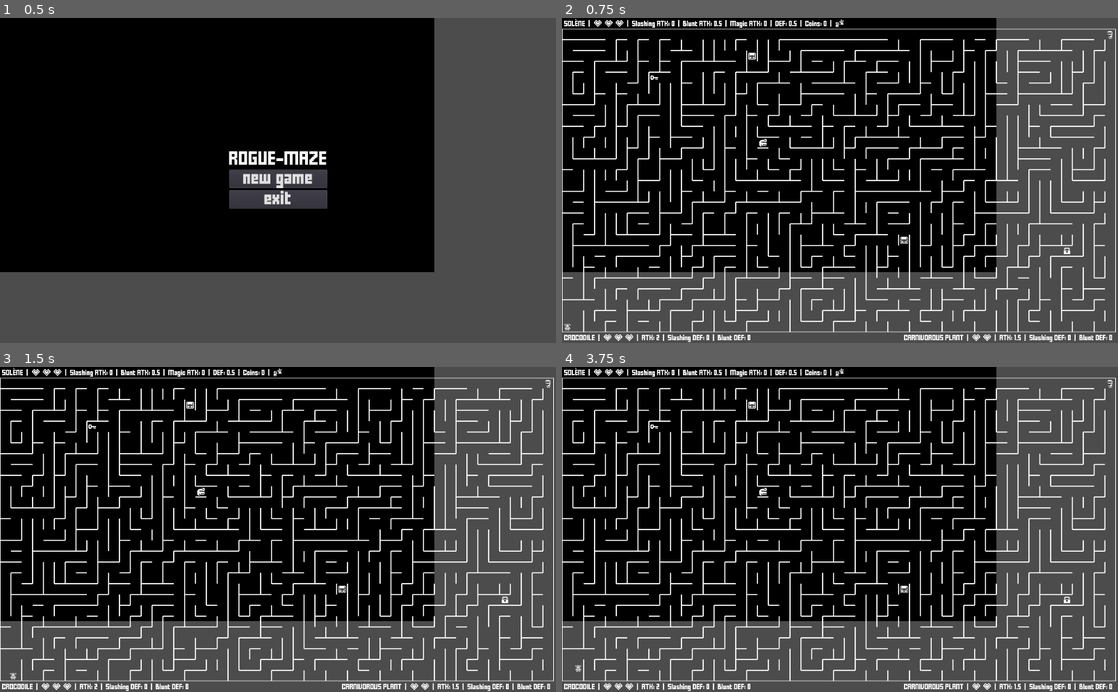
Above: before the commit, frames 1-4 (two rows, left to right).
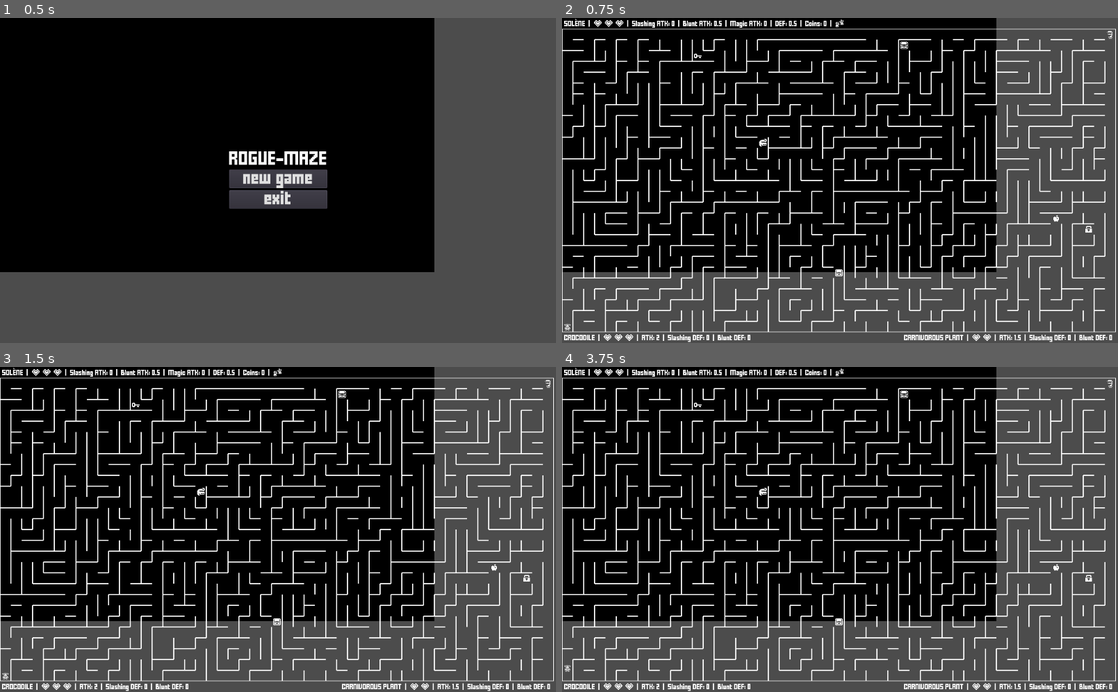
Above: after the commit, the same moments.

Repository: jGonzalezFernandez/rogue-maze
Game: Godot game, scene res://main/main.tscn
Two runs of this game, one before a commit and one after it. Both use one fixed random seed, a clock stepped at 60 frames per second and the inputs below.
Inputs:
- Up to frame 1 (0.5 s): no input
- Up to frame 2 (0.75 s): click "new game" at 0.5 s
- Up to frame 3 (1.5 s): tap Enter (bomb) at 1.25 s; hold Right (ui_right) from 1.28 s (still down); hold Backspace (teleport) from 1.28 s (still down)
- Up to frame 4 (3.75 s): tap Space at 2, 3.5 s; release Right (ui_right) at 2.03 s; release Backspace (teleport) at 2.03 s; hold Down (ui_down) 2.03-2.78 s; tap Enter (bomb) at 2.1, 2.75 s; tap Backspace (teleport) at 2.3, 3.05, 3.6 s; hold Right (ui_right) 2.78-3.53 s; hold Shift (dash) 2.78-3.53 s; hold Up (ui_up) from 3.53 s (still down)

Frame 1 is identical in both runs. In frame 2, 11% of the frame differs, in the area x 0-98%, y 6-97%; in frame 3, 11%; in frame 4, 11%.

Commit message:
Added food

Diff:
--- a/grid_elements/characters/character.gd
+++ b/grid_elements/characters/character.gd
@@ -95,11 +95,20 @@
 	yield(tween, "tween_all_completed")
 	phasing = false
 
+func increase_health_if_possible(increment: int) -> bool:
+	if health < max_health:
+		if increment >= max_health - health:
+			health = max_health
+		else:
+			health += increment
+		emit_signal("health_changed", self, health)
+		return true
+	else:
+		return false
+
 func teleport_while_healing_to(target_position: Vector2) -> void:
 	teleport_to(target_position)
-	if health < max_health:
-		health += 1
-		emit_signal("health_changed", self, health)
+	increase_health_if_possible(Utils.rounded_half(max_health))
 
 func bounce_tween(dir: Vector2) -> void: # two pixels
 	tween.interpolate_property(self, "position", position + 2 * dir, snap(position), bounce_duration, Tween.TRANS_BOUNCE, Tween.EASE_OUT)
--- a/grid_elements/characters/non_player/allies/fairy/fairy.gd
+++ b/grid_elements/characters/non_player/allies/fairy/fairy.gd
@@ -23,6 +23,5 @@
 	timer.start(TIME_BETWEEN_HEALINGS)
 
 func on_timer_timeout() -> void:
-	if knows_player and player.health < player.max_health:
-		player.health += 1
-		emit_signal("health_changed", player, player.health)
+	if knows_player:
+		player.increase_health_if_possible(1)
--- a/grid_elements/characters/non_player/enemies/corporeal_enemies/mobile_enemies/scorpion/scorpion.gd
+++ b/grid_elements/characters/non_player/enemies/corporeal_enemies/mobile_enemies/scorpion/scorpion.gd
@@ -11,7 +11,7 @@
 const MAX_WALK_LENGTH = 4
 const SPEED = 2.5
 const INITIAL_HEALTH = 6
-const ATK = 4
+const ATK = 5
 const SLASHING_DEF = 0
 const BLUNT_DEF = 0
 
--- a/grid_elements/characters/non_player/enemies/enemy.gd
+++ b/grid_elements/characters/non_player/enemies/enemy.gd
@@ -95,7 +95,7 @@
 		get_tree().call_group(ENEMY_GROUP, "collision_received", name, area.position)
 	elif !is_collision_exception(area):
 		var damage = area.friendly_fire
-		if (area is Player):
+		if area is Player:
 			var slashing_dmg = area.slashing_atk + area.magic_atk - slashing_def
 			var blunt_dmg = area.blunt_atk + area.magic_atk - blunt_def
 			if slashing_dmg > blunt_dmg:
--- /dev/null
+++ b/grid_elements/things/food/apple/apple.gd
@@ -0,0 +1,10 @@
+class_name Apple
+extends Food
+
+const TEXTURE_PATH = ResourcePath.FOOD + "/apple/apple.png"
+const TEXTURE = preload(TEXTURE_PATH)
+
+const HEALTH_REFILL = 2
+
+func _init(position: Vector2).(TEXTURE, HEALTH_REFILL, position) -> void:
+	pass
--- /dev/null
+++ b/grid_elements/things/food/food.gd
@@ -0,0 +1,11 @@
+class_name Food
+extends Thing
+
+var health_refill: int
+
+func _init(texture: Texture, health_refill: int, position: Vector2).(texture, position) -> void:
+	self.health_refill = health_refill
+
+func _ready() -> void:
+	connect("area_entered", get_parent(), "on_food_area_entered", [self])
+	connect("area_exited", get_parent(), "on_food_area_exited", [self])
--- /dev/null
+++ b/grid_elements/things/food/ham/ham.gd
@@ -0,0 +1,10 @@
+class_name Ham
+extends Food
+
+const TEXTURE_PATH = ResourcePath.FOOD + "/ham/ham.png"
+const TEXTURE = preload(TEXTURE_PATH)
+
+const HEALTH_REFILL = 6
+
+func _init(position: Vector2).(TEXTURE, HEALTH_REFILL, position) -> void:
+	pass
--- a/main/main.gd
+++ b/main/main.gd
@@ -94,42 +94,42 @@
 			maze = Maze.new(GenerationAlgorithm.BINARY_TREE, true)
 			add_enemy(Crocodile.new(maze.random_center_position(), player, maze))
 			add_enemy(CarnivorousPlant.new(maze.TOP_RIGHT_CORNER, player, maze))
+			add_element(Apple.new(maze.random_center_right_position()))
 		2:
 			maze = Maze.new(GenerationAlgorithm.SIDEWINDER, true)
 			add_enemy(Bear.new(maze.random_center_position(), player, maze))
 			add_enemy(Bat.new(maze.random_top_right_position(), player, maze))
 		3:
 			maze = Maze.new(GenerationAlgorithm.RECURSIVE_BACKTRACKER, true)
-			add_ally(Unicorn.new(maze.random_center_left_position(), player, maze))
 			add_enemy(Scorpion.new(maze.random_center_position(), player, maze))
 			var excluded_positions: Array = []
-			for i in 3:
+			for i in 4:
 				var web_position = maze.random_center_right_position(excluded_positions)
 				excluded_positions.append(web_position)
 				add_minor_enemy_if_possible(SpiderWeb.new(web_position, player, maze))
 			add_enemy(Spider.new(maze.random_center_right_position(excluded_positions), player, maze))
-			add_minor_enemy_if_possible(SpiderWeb.new(maze.random_top_right_position(), player, maze))
+			add_ally(Unicorn.new(maze.random_center_left_position(), player, maze))
+			add_element(Ham.new(maze.random_top_right_position()))
 		4:
 			maze = Maze.new(GenerationAlgorithm.RECURSIVE_DIVISION_WITH_ROOMS)
 			add_enemy(SkeletonKnight.new(maze.random_center_position(), player, maze))
 			add_enemy(HumanGhost.new(maze.random_top_right_position(), player, maze))
 		5:
 			maze = Maze.new(GenerationAlgorithm.RECURSIVE_DIVISION)
-			add_ally(Fairy.new(maze.random_center_left_position(), player, maze))
 			add_enemy(SkeletonWizard.new(maze.random_center_position(), player, maze))
 			add_enemy(MonsterGhost.new(maze.random_top_right_position(), player, maze))
+			add_ally(Fairy.new(maze.random_center_left_position(), player, maze))
 		6:
 			maze = Maze.new(GenerationAlgorithm.RECURSIVE_BACKTRACKER)
 			add_enemy(Shadow.new(maze.random_center_position(), player, maze))
 		_:
 			maze = Maze.new(GenerationAlgorithm.RECURSIVE_BACKTRACKER)
 			add_enemy(EvilTwin.new(maze.random_center_position(), player, maze))
+#			add_element(Event.new(maze.random_top_right_position()))
 	add_child(maze)
 
 	add_element(Treasure.new(maze.random_top_center_position()))
 	add_element(Treasure.new(maze.random_bottom_center_position()))
-
-#	add_element(Event.new(maze.random_position()))
 
 	key = Key.new(maze.random_top_left_position())
 	add_child(key)
@@ -301,13 +301,24 @@
 func on_character_health_changed(character: Character, new_health: int) -> void:
 	if character is Player:
 		player_status_bar.set_hearts(new_health)
-	elif !enemy_status_bars.empty(): # otherwise, we are cleaning (game over)
-		_get_enemy_status_bar(character).set_hearts(new_health)
+	else:
+		var enemy_status_bar_opt = _get_enemy_status_bar(character) # minor enemies have no status bar
+		if is_instance_valid(enemy_status_bar_opt):
+			enemy_status_bar_opt.set_hearts(new_health)
 
 func on_character_died(character: Character) -> void:
 	if character is Player:
 		clean(true)
 		message_screen.show_game_over()
-	elif !enemy_status_bars.empty():
+	else:
 		remove(_get_enemy_status_bar(character))
 		remove(character)
+
+func on_food_area_entered(_area, food: Food) -> void:
+	if player.increase_health_if_possible(food.health_refill):
+		remove(food)
+	else:
+		food.stand_behind()
+
+func on_food_area_exited(_area, food: Food) -> void:
+	food.stand_forward()
--- a/project.godot
+++ b/project.godot
@@ -19,6 +19,11 @@
 "language": "GDScript",
 "path": "res://gui_elements/status_bar/items/amulet/amulet.gd"
 }, {
+"base": "Food",
+"class": "Apple",
+"language": "GDScript",
+"path": "res://grid_elements/things/food/apple/apple.gd"
+}, {
 "base": "Item",
 "class": "Armor",
 "language": "GDScript",
@@ -119,6 +124,11 @@
 "language": "GDScript",
 "path": "res://grid_elements/characters/non_player/allies/fairy/fairy.gd"
 }, {
+"base": "Thing",
+"class": "Food",
+"language": "GDScript",
+"path": "res://grid_elements/things/food/food.gd"
+}, {
 "base": "Item",
 "class": "Gauntlets",
 "language": "GDScript",
@@ -138,6 +148,11 @@
 "class": "GuiElement",
 "language": "GDScript",
 "path": "res://gui_elements/gui_element.gd"
+}, {
+"base": "Food",
+"class": "Ham",
+"language": "GDScript",
+"path": "res://grid_elements/things/food/ham/ham.gd"
 }, {
 "base": "Item",
 "class": "Heart",
@@ -297,6 +312,7 @@
 _global_script_class_icons={
 "Ally": "",
 "Amulet": "",
+"Apple": "",
 "Armor": "",
 "Bat": "",
 "Bear": "",
@@ -317,10 +333,12 @@
 "Event": "",
 "EvilTwin": "",
 "Fairy": "",
+"Food": "",
 "Gauntlets": "",
 "GenerationAlgorithm": "",
 "GridElement": "",
 "GuiElement": "",
+"Ham": "",
 "Heart": "",
 "HumanGhost": "",
 "ImmobileEnemy": "",
--- a/resource_path.gd
+++ b/resource_path.gd
@@ -12,6 +12,7 @@
 const MOBILE_ENEMIES = CORPOREAL_ENEMIES + "mobile_enemies/"
 const INCORPOREAL_ENEMIES = ENEMIES + "incorporeal_enemies/"
 const THINGS = GRID_ELEMENTS + "things/"
+const FOOD = THINGS + "food/"
 
 const GUI_ELEMENTS = RES + "gui_elements/"
 const STATUS_BAR = GUI_ELEMENTS + "status_bar/"
Renamed: grid_elements/things/food/apple.png -> grid_elements/things/food/apple/apple.png
Not shown, changed: grid_elements/things/food/apple/apple.png.import
Renamed: grid_elements/things/food/ham.png -> grid_elements/things/food/ham/ham.png
Not shown, changed: grid_elements/things/food/ham/ham.png.import
